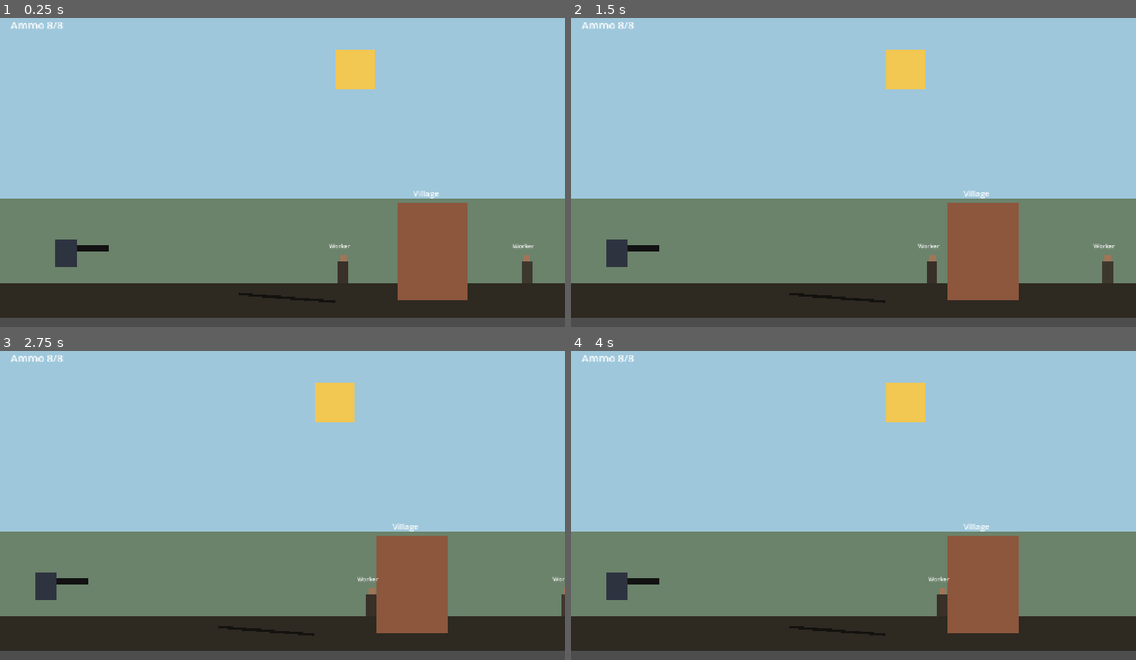
Above: before the commit, frames 1-4 (two rows, left to right).
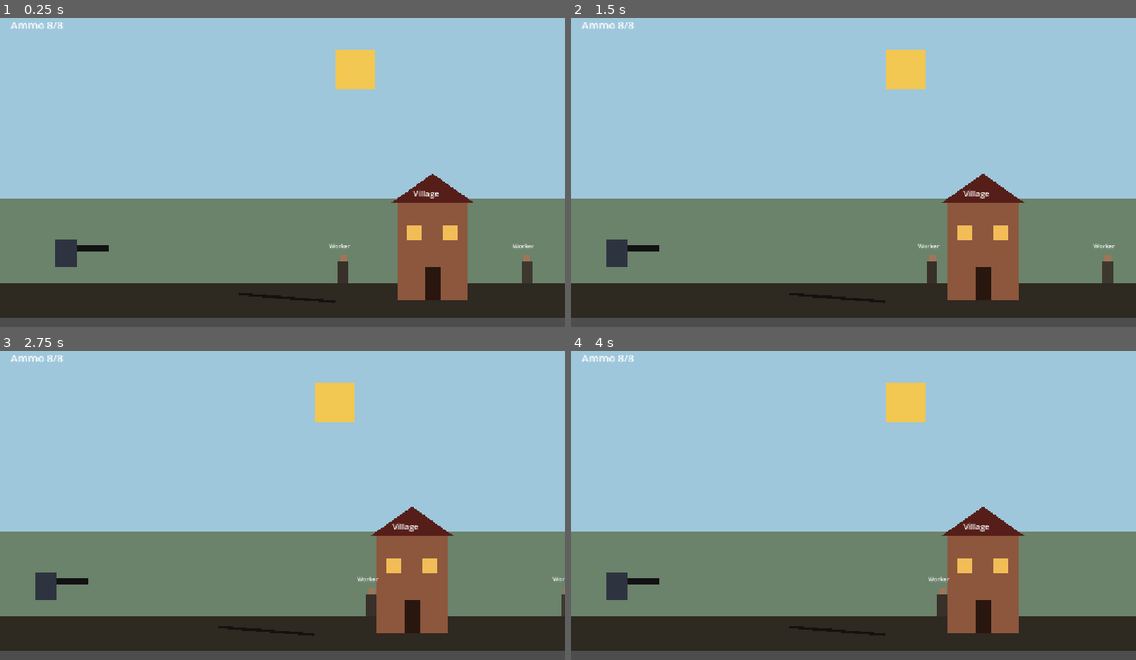
Above: after the commit, the same moments.

Repository: gcbraga6-afk/K-l-the-rich
Game: Godot game, scene res://main.tscn
Same seed, same stepped clock (60 frames per second), same inputs: the game is played once before the commit and once after it.
Inputs (mouse positions are in pixels of both pictures, inside the frame that each line leads up to):
- Up to frame 1 (0.25 s): no input
- Up to frame 2 (1.5 s): move the mouse to (977, 150) at 0.52 s; tap A (camera_left) at 0.6 s; tap Enter at 1.25 s; move the mouse to (740, 184) at 1.27 s; tap D (camera_right) at 1.35 s
- Up to frame 3 (2.75 s): tap Space at 2 s; move the mouse to (339, 431) at 2.02 s; click (339, 431) at 2.1 s
- Up to frame 4 (4 s): move the mouse to (825, 564) at 2.77 s; tap A (camera_left) at 2.85 s; tap Enter at 3.5 s; move the mouse to (1023, 548) at 3.52 s; tap D (camera_right) at 3.6 s

The runs differ from the first frame. In frame 1, 1.2% of the frame differs, in the area x 69-84%, y 50-92%; in frame 2, 1.2%, in the area x 65-81%, y 50-92%; in frame 3, 1.2%; in frame 4, 1.2%.

Commit message:
feat: improve prototype structure silhouettes

Diff:
--- a/scenes/main.tscn
+++ b/scenes/main.tscn
@@ -193,6 +193,31 @@
 offset_bottom = 110.0
 color = Color(0.55, 0.34, 0.24, 1)
 
+[node name="Roof" type="Polygon2D" parent="Structures/VillageHouse"]
+polygon = PackedVector2Array(-96, -110, 0, -178, 96, -110)
+color = Color(0.34, 0.12, 0.1, 1)
+
+[node name="Door" type="ColorRect" parent="Structures/VillageHouse"]
+offset_left = -18.0
+offset_top = 34.0
+offset_right = 18.0
+offset_bottom = 110.0
+color = Color(0.16, 0.09, 0.06, 1)
+
+[node name="WindowA" type="ColorRect" parent="Structures/VillageHouse"]
+offset_left = -58.0
+offset_top = -60.0
+offset_right = -24.0
+offset_bottom = -26.0
+color = Color(0.95, 0.74, 0.34, 1)
+
+[node name="WindowB" type="ColorRect" parent="Structures/VillageHouse"]
+offset_left = 24.0
+offset_top = -60.0
+offset_right = 58.0
+offset_bottom = -26.0
+color = Color(0.95, 0.74, 0.34, 1)
+
 [node name="NameLabel" type="Label" parent="Structures/VillageHouse"]
 offset_left = -44.0
 offset_top = -146.0
@@ -215,6 +240,42 @@
 offset_bottom = 120.0
 color = Color(0.78, 0.68, 0.42, 1)
 
+[node name="Roof" type="Polygon2D" parent="Structures/School"]
+polygon = PackedVector2Array(-106, -120, 0, -176, 106, -120)
+color = Color(0.46, 0.22, 0.12, 1)
+
+[node name="BellTower" type="ColorRect" parent="Structures/School"]
+offset_left = -24.0
+offset_top = -196.0
+offset_right = 24.0
+offset_bottom = -120.0
+color = Color(0.68, 0.55, 0.32, 1)
+
+[node name="BellRoof" type="Polygon2D" parent="Structures/School"]
+polygon = PackedVector2Array(-34, -196, 0, -226, 34, -196)
+color = Color(0.34, 0.12, 0.1, 1)
+
+[node name="Door" type="ColorRect" parent="Structures/School"]
+offset_left = -22.0
+offset_top = 38.0
+offset_right = 22.0
+offset_bottom = 120.0
+color = Color(0.24, 0.14, 0.08, 1)
+
+[node name="WindowA" type="ColorRect" parent="Structures/School"]
+offset_left = -70.0
+offset_top = -58.0
+offset_right = -36.0
+offset_bottom = -24.0
+color = Color(0.92, 0.82, 0.48, 1)
+
+[node name="WindowB" type="ColorRect" parent="Structures/School"]
+offset_left = 36.0
+offset_top = -58.0
+offset_right = 70.0
+offset_bottom = -24.0
+color = Color(0.92, 0.82, 0.48, 1)
+
 [node name="NameLabel" type="Label" parent="Structures/School"]
 offset_left = -38.0
 offset_top = -156.0
@@ -237,6 +298,38 @@
 offset_bottom = 140.0
 color = Color(0.28, 0.31, 0.33, 1)
 
+[node name="SawRoof" type="Polygon2D" parent="Structures/Factory"]
+polygon = PackedVector2Array(-110, -140, -60, -190, -10, -140, 40, -190, 110, -140)
+color = Color(0.18, 0.2, 0.22, 1)
+
+[node name="Chimney" type="ColorRect" parent="Structures/Factory"]
+offset_left = 66.0
+offset_top = -230.0
+offset_right = 100.0
+offset_bottom = -130.0
+color = Color(0.13, 0.13, 0.14, 1)
+
+[node name="Smoke" type="CPUParticles2D" parent="Structures/Factory"]
+position = Vector2(83, -236)
+emitting = true
+amount = 18
+lifetime = 2.0
+direction = Vector2(0, -1)
+spread = 35.0
+gravity = Vector2(-18, -20)
+initial_velocity_min = 12.0
+initial_velocity_max = 34.0
+scale_amount_min = 8.0
+scale_amount_max = 18.0
+color = Color(0.2, 0.2, 0.2, 0.28)
+
+[node name="Windows" type="ColorRect" parent="Structures/Factory"]
+offset_left = -76.0
+offset_top = -64.0
+offset_right = 76.0
+offset_bottom = -28.0
+color = Color(0.88, 0.62, 0.2, 1)
+
 [node name="NameLabel" type="Label" parent="Structures/Factory"]
 offset_left = -42.0
 offset_top = -176.0
@@ -259,6 +352,31 @@
 offset_bottom = 145.0
 color = Color(0.38, 0.62, 0.72, 1)
 
+[node name="Frame" type="ColorRect" parent="Structures/Mirror"]
+offset_left = -72.0
+offset_top = -162.0
+offset_right = 72.0
+offset_bottom = 162.0
+color = Color(0.55, 0.42, 0.18, 1)
+
+[node name="Glass" type="ColorRect" parent="Structures/Mirror"]
+offset_left = -48.0
+offset_top = -132.0
+offset_right = 48.0
+offset_bottom = 116.0
+color = Color(0.5, 0.78, 0.86, 0.92)
+
+[node name="Shine" type="Polygon2D" parent="Structures/Mirror"]
+polygon = PackedVector2Array(-34, -116, -8, -130, 42, 70, 16, 84)
+color = Color(0.95, 1, 1, 0.26)
+
+[node name="Base" type="ColorRect" parent="Structures/Mirror"]
+offset_left = -46.0
+offset_top = 126.0
+offset_right = 46.0
+offset_bottom = 162.0
+color = Color(0.35, 0.25, 0.12, 1)
+
 [node name="NameLabel" type="Label" parent="Structures/Mirror"]
 offset_left = -32.0
 offset_top = -181.0
@@ -281,6 +399,34 @@
 offset_bottom = 160.0
 color = Color(0.39, 0.38, 0.36, 1)
 
+[node name="CrenelA" type="ColorRect" parent="Structures/Wall"]
+offset_left = -90.0
+offset_top = -196.0
+offset_right = -48.0
+offset_bottom = -148.0
+color = Color(0.35, 0.34, 0.32, 1)
+
+[node name="CrenelB" type="ColorRect" parent="Structures/Wall"]
+offset_left = -20.0
+offset_top = -196.0
+offset_right = 20.0
+offset_bottom = -148.0
+color = Color(0.35, 0.34, 0.32, 1)
+
+[node name="CrenelC" type="ColorRect" parent="Structures/Wall"]
+offset_left = 48.0
+offset_top = -196.0
+offset_right = 90.0
+offset_bottom = -148.0
+color = Color(0.35, 0.34, 0.32, 1)
+
+[node name="Gate" type="ColorRect" parent="Structures/Wall"]
+offset_left = -32.0
+offset_top = 36.0
+offset_right = 32.0
+offset_bottom = 160.0
+color = Color(0.12, 0.09, 0.07, 1)
+
 [node name="NameLabel" type="Label" parent="Structures/Wall"]
 offset_left = -24.0
 offset_top = -196.0
@@ -303,6 +449,67 @@
 offset_right = 190.0
 offset_bottom = 190.0
 color = Color(0.42, 0.39, 0.45, 1)
+
+[node name="Keep" type="ColorRect" parent="Structures/Castle"]
+offset_left = -80.0
+offset_top = -280.0
+offset_right = 80.0
+offset_bottom = 190.0
+color = Color(0.36, 0.34, 0.4, 1)
+
+[node name="LeftTower" type="ColorRect" parent="Structures/Castle"]
+offset_left = -230.0
+offset_top = -250.0
+offset_right = -130.0
+offset_bottom = 190.0
+color = Color(0.32, 0.3, 0.36, 1)
+
+[node name="RightTower" type="ColorRect" parent="Structures/Castle"]
+offset_left = 130.0
+offset_top = -250.0
+offset_right = 230.0
+offset_bottom = 190.0
+color = Color(0.32, 0.3, 0.36, 1)
+
+[node name="LeftRoof" type="Polygon2D" parent="Structures/Castle"]
+polygon = PackedVector2Array(-246, -250, -180, -330, -114, -250)
+color = Color(0.22, 0.12, 0.24, 1)
+
+[node name="RightRoof" type="Polygon2D" parent="Structures/Castle"]
+polygon = PackedVector2Array(114, -250, 180, -330, 246, -250)
+color = Color(0.22, 0.12, 0.24, 1)
+
+[node name="KeepRoof" type="Polygon2D" parent="Structures/Castle"]
+polygon = PackedVector2Array(-100, -280, 0, -370, 100, -280)
+color = Color(0.26, 0.12, 0.28, 1)
+
+[node name="CastleGate" type="ColorRect" parent="Structures/Castle"]
+offset_left = -42.0
+offset_top = 72.0
+offset_right = 42.0
+offset_bottom = 190.0
+color = Color(0.1, 0.08, 0.08, 1)
+
+[node name="WindowA" type="ColorRect" parent="Structures/Castle"]
+offset_left = -184.0
+offset_top = -128.0
+offset_right = -154.0
+offset_bottom = -78.0
+color = Color(0.88, 0.7, 0.22, 1)
+
+[node name="WindowB" type="ColorRect" parent="Structures/Castle"]
+offset_left = 154.0
+offset_top = -128.0
+offset_right = 184.0
+offset_bottom = -78.0
+color = Color(0.88, 0.7, 0.22, 1)
+
+[node name="WindowC" type="ColorRect" parent="Structures/Castle"]
+offset_left = -18.0
+offset_top = -164.0
+offset_right = 18.0
+offset_bottom = -104.0
+color = Color(0.88, 0.7, 0.22, 1)
 
 [node name="NameLabel" type="Label" parent="Structures/Castle"]
 offset_left = -34.0
